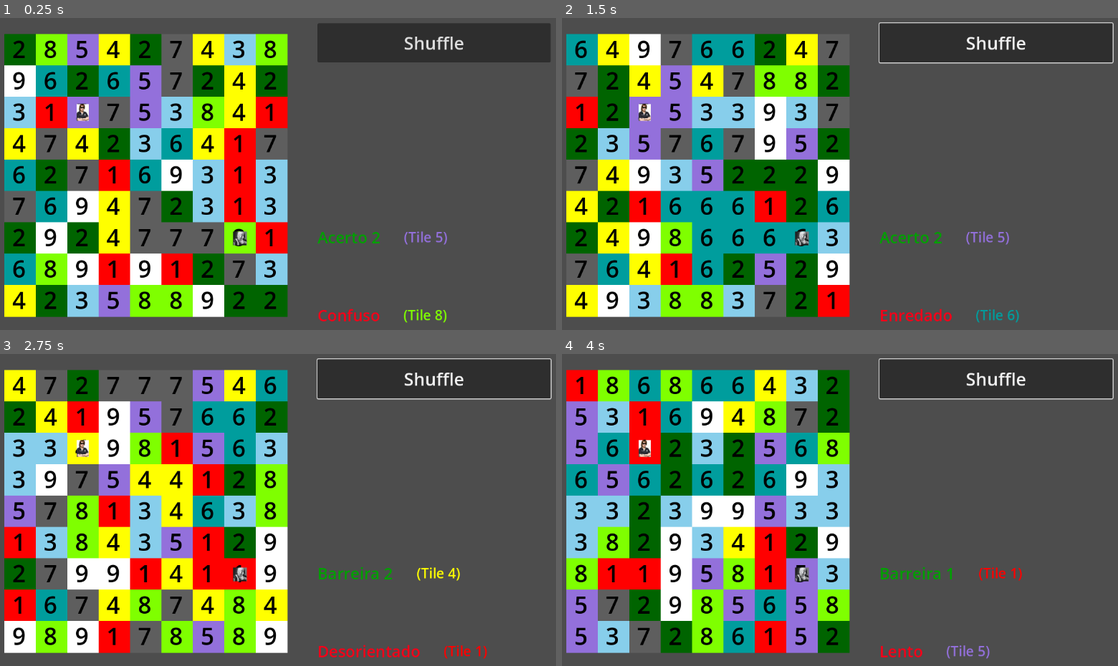
Above: before the commit, frames 1-4 (two rows, left to right).
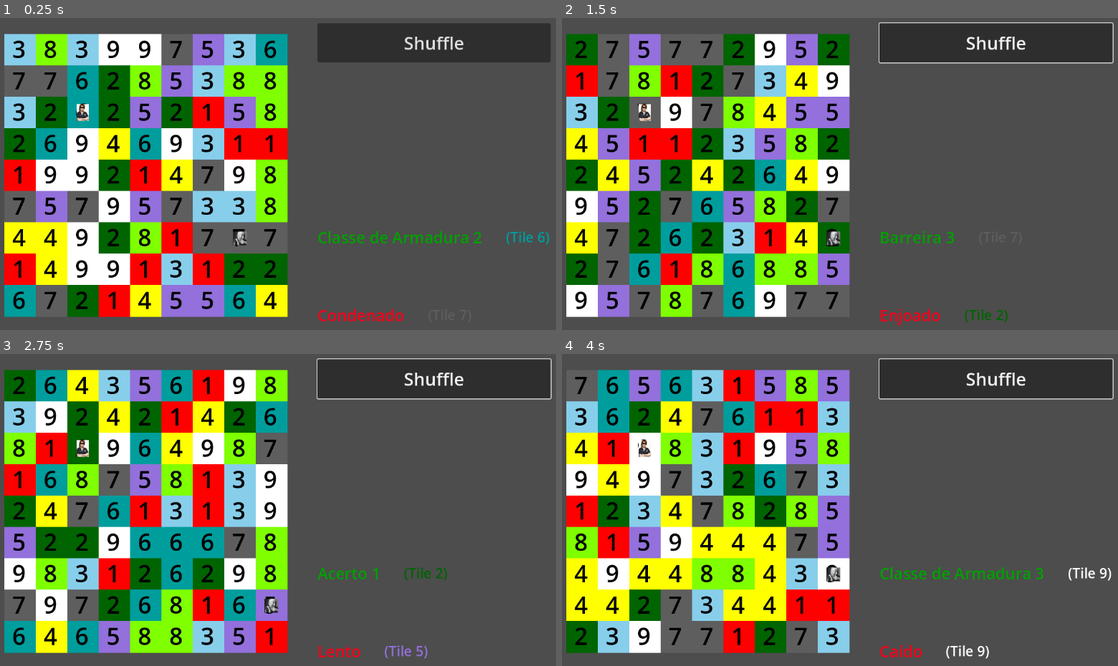
Above: after the commit, the same moments.

Repository: ochocss/tite-kubo
Game: Godot game, scene res://scenes/root.tscn
Two runs of this game, one before a commit and one after it. Both use one fixed random seed, a clock stepped at 60 frames per second and the inputs below.
Inputs (mouse positions are in pixels of both pictures, inside the frame that each line leads up to):
- Up to frame 1 (0.25 s): no input
- Up to frame 2 (1.5 s): click "Shuffle" at 0.5 s; tap Enter at 1.25 s; move the mouse to (584, 52) at 1.27 s; hold Right (inimigo_right) from 1.28 s (still down)
- Up to frame 3 (2.75 s): tap Space at 2 s; release Right (inimigo_right) at 2.03 s; hold Down (inimigo_down) from 2.03 s (still down)
- Up to frame 4 (4 s): tap Enter at 2.75 s; release Down (inimigo_down) at 2.78 s; hold Right (inimigo_right) 2.78-3.53 s; tap Space at 3.5 s; hold Up (inimigo_up) from 3.53 s (still down)

The runs differ from the first frame. In frame 1, 40% of the frame differs, in the area x 0-99%, y 5-98%; in frame 2, 39%; in frame 3, 43%, in the area x 0-88%, y 5-98%; in frame 4, 40%.

Commit message:
Add files via upload

Diff:
--- a/scripts/root.gd
+++ b/scripts/root.gd
@@ -18,24 +18,10 @@
 
 
 func _ready():
-	grid_container = grid_container_preload.instantiate()
-	add_child(grid_container)
-
-	for i in range(81):
-		var block = block_node.instantiate()
-		var resource = load("res://resources/block" + str(RandomNumberGenerator.new().randi_range(1, 9)) + ".tres")
-		block.set_resource(resource)
-
-		grid_container.add_child(block)
-
 	tite_kubo = tite_kubo_preload.instantiate()
 	inimigo = inimigo_preload.instantiate()
 
-	grid_container.get_child(tite_kubo.index).add_child(tite_kubo)
-	grid_container.get_child(inimigo.index).add_child(inimigo)
-
-	change_buff()
-	change_debuff()
+	fill_grid()
 
 
 func _process(_delta):
@@ -81,6 +67,28 @@
 		return
 
 
+func fill_grid():
+	grid_container = grid_container_preload.instantiate()
+	add_child(grid_container)
+
+	for i in range(81):
+		var block = block_node.instantiate()
+		var resource = load("res://resources/block" + str(RandomNumberGenerator.new().randi_range(1, 9)) + ".tres")
+		block.set_resource(resource)
+
+		grid_container.add_child(block)
+
+	if tite_kubo.get_parent() == null:
+		grid_container.get_child(tite_kubo.index).add_child(tite_kubo)
+		grid_container.get_child(inimigo.index).add_child(inimigo)
+	else:
+		tite_kubo.reparent(grid_container.get_child(tite_kubo.index), false)
+		inimigo.reparent(grid_container.get_child(inimigo.index), false)
+
+	change_buff()
+	change_debuff()
+
+
 func change_index(entity : Sprite2D, value : int):
 	entity.index += value
 	entity.reparent(grid_container.get_child(entity.index), false)
@@ -91,7 +99,6 @@
 	buff_label.text = res.buff
 	buff_tile.set("theme_override_colors/font_color", res.color)
 	buff_tile.text = "(Tile " + res.number + ")"
-
 
 
 func change_debuff():
@@ -107,4 +114,4 @@
 		child.queue_free()
 	grid_container.reset_size()
 
-	_ready()
+	fill_grid()
